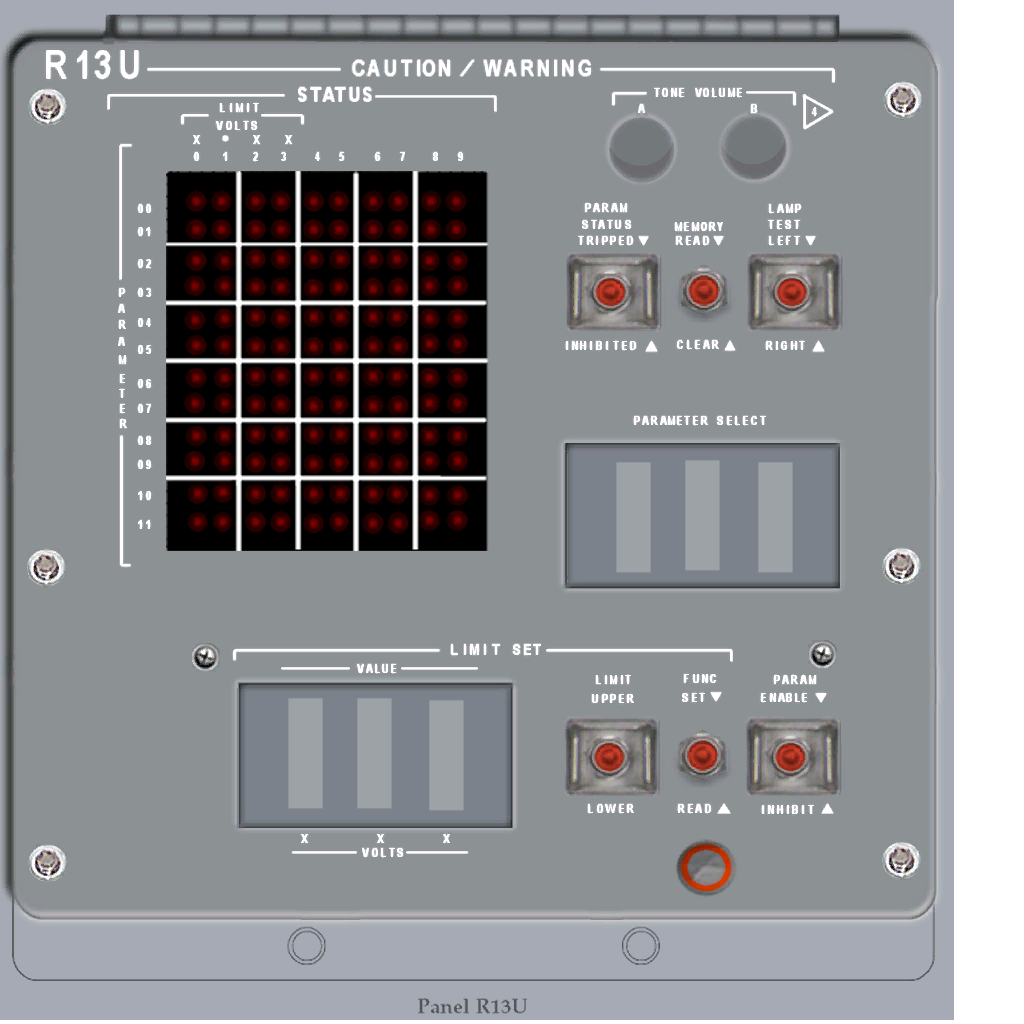
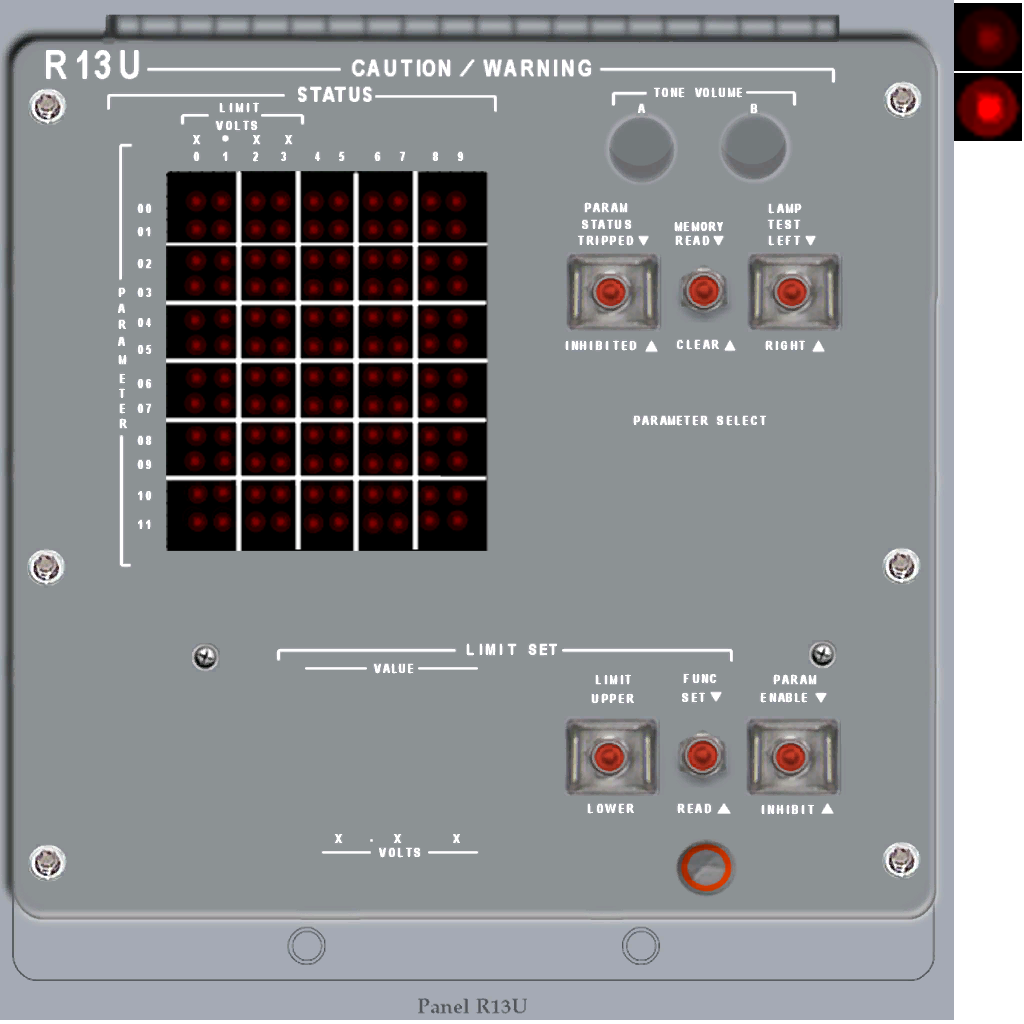
Revision of a layered 1024×1024 image; what changed, layer by layer:
added layer "LED on" above "LED off" over bbox(954, 73, 1022, 141)
added layer "LED off" above "C&Wlights original" over bbox(954, 3, 1022, 71)
painted on "panelR13U.dds" over bbox(230, 94, 846, 858)
